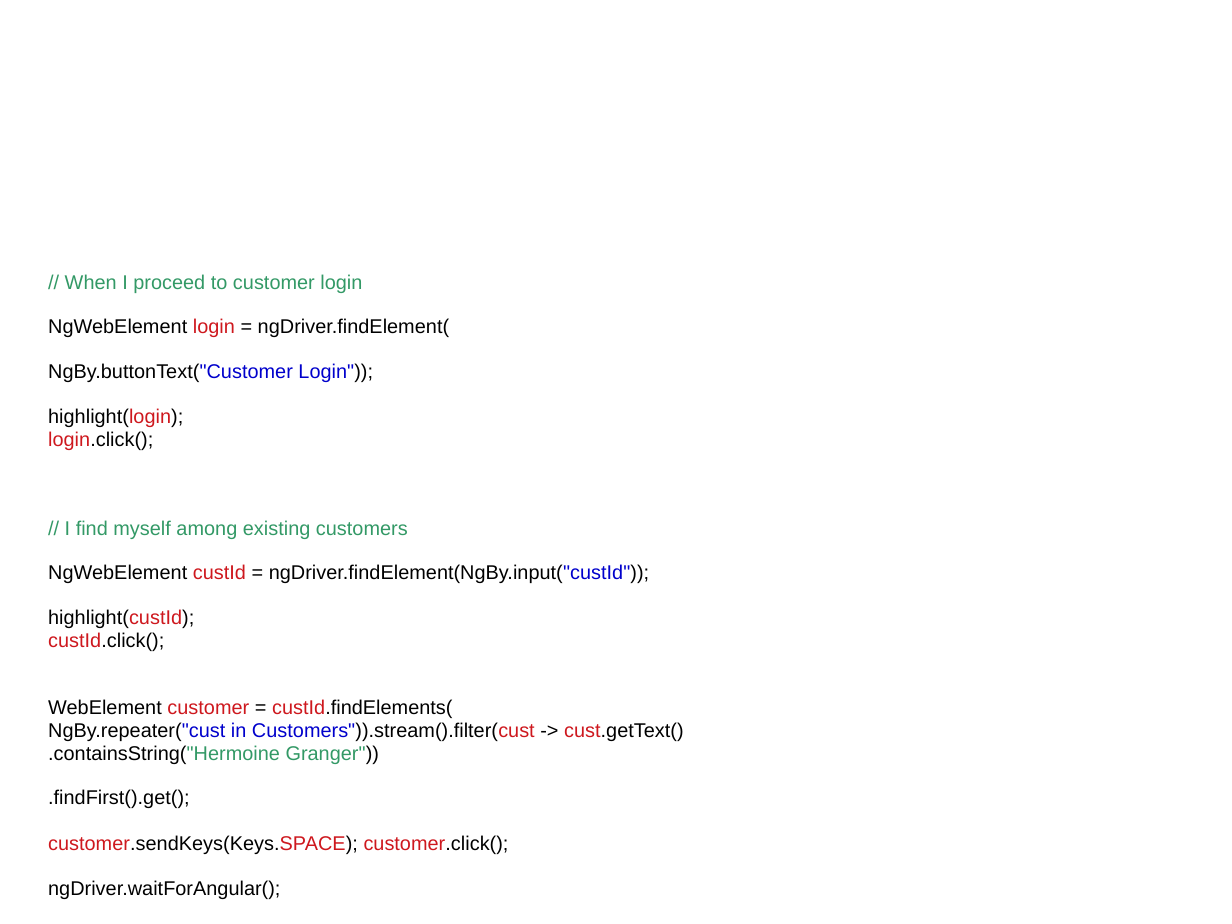
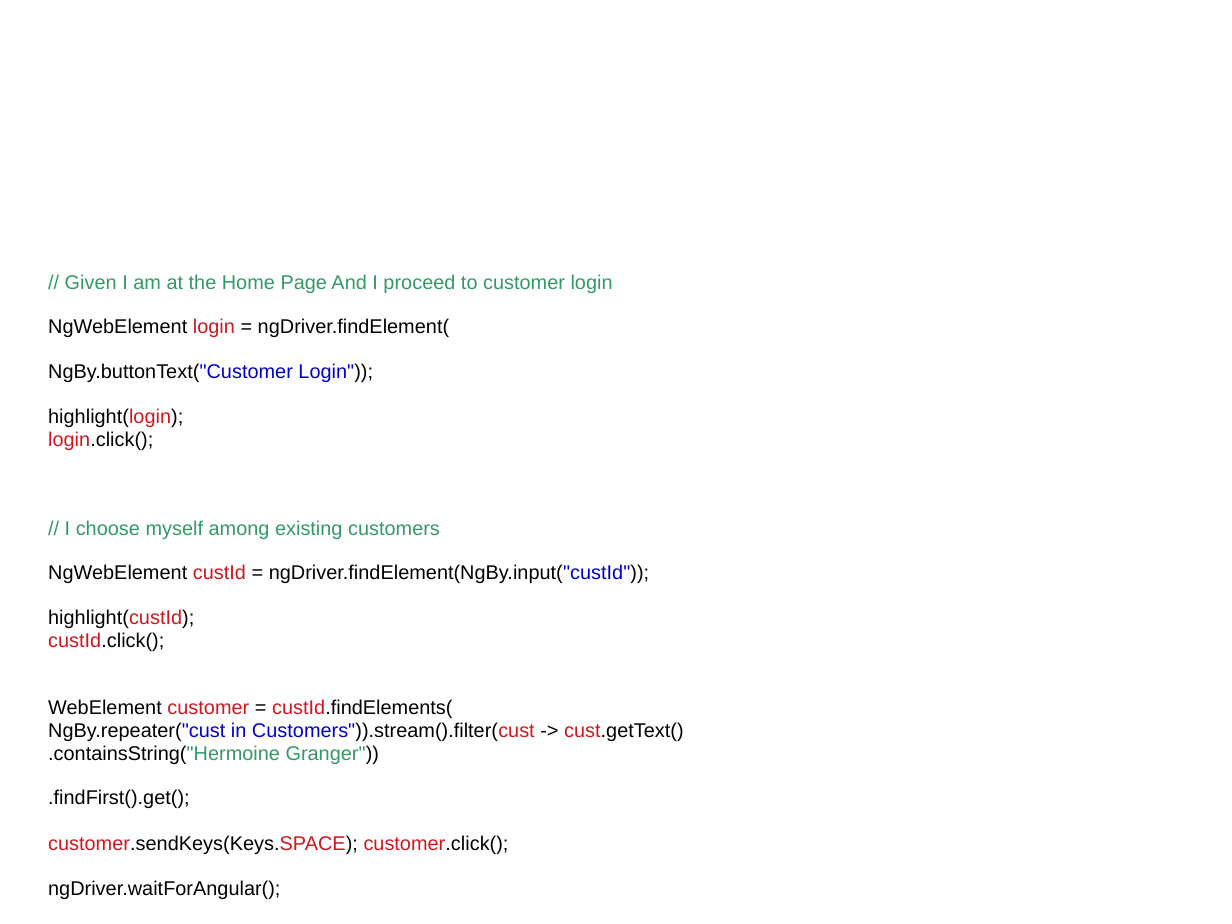
Before and after one commit to sergueik/selenium_java, a slide deck: slide 14 of protractor/jProtractor.odp. Drawn at 1232x924 pixels with LibreOffice and Linux fonts; fonts in the diff are those of the drawing; background and template pictures are left out. Boxes give left, top, right and bottom in pixels: in the first picture for what was removed or moved away, otherwise in the second. Text is boxed around its words. In the diff, an @@ line names an element or a change of style, - is before the commit and + after.

```diff
--- a/protractor/jProtractor.odp
+++ b/protractor/jProtractor.odp
@@ text at bbox=[65, 274, 613, 293]: text changed @@
-// When I proceed to customer login
+// Given I am at the Home Page And I proceed to customer login
@@ text at bbox=[65, 520, 440, 539]: text changed @@
-// I find myself among existing customers
+// I choose myself among existing customers
```
Also in this commit, not shown: 3 other slides changed, 3 slides added, 2 other files.
